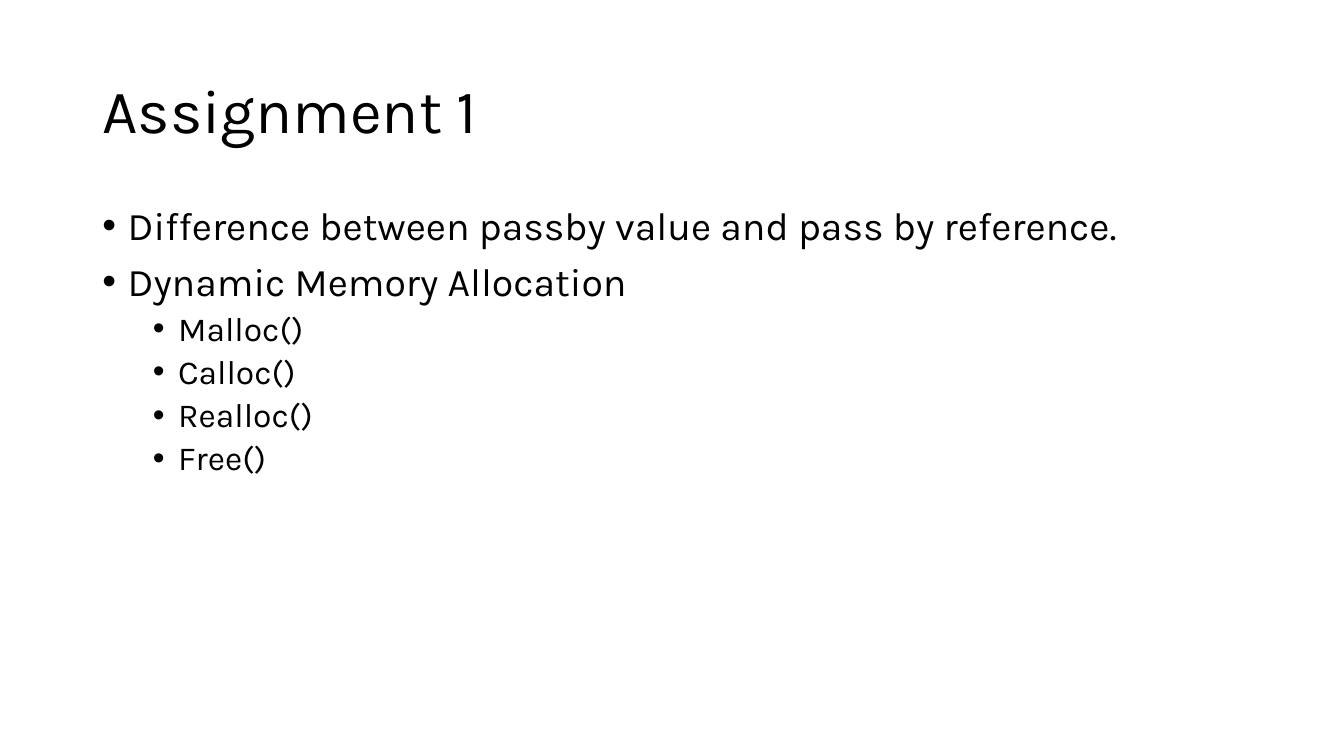
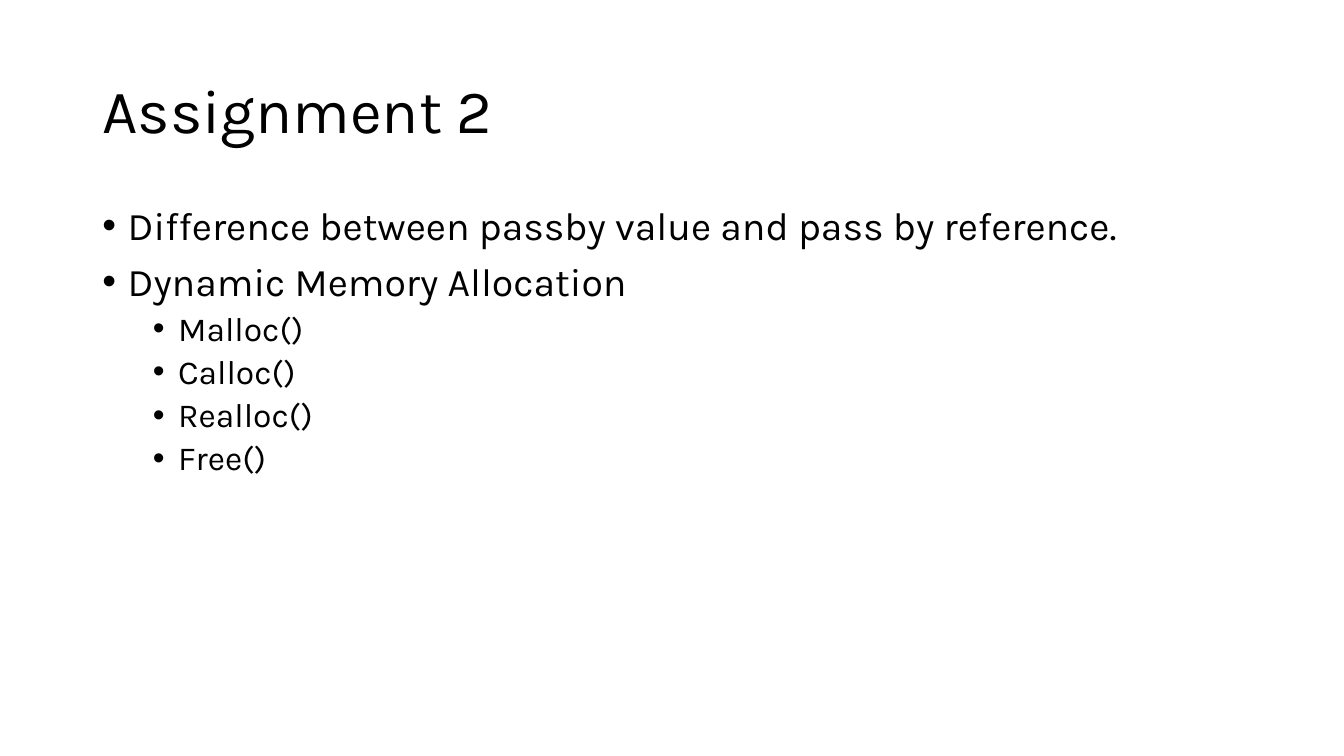
Before and after one commit to Anugrahashaju/S3_Programming_In_C, a slide deck: slide 21 of THEORY/MODULE3/Module_3 [Autosaved] [Autosaved].pptm (slide 25 before the commit). Drawn at 1344x756 pixels with LibreOffice and Linux fonts; fonts in the diff are those of the drawing. Boxes give left, top, right and bottom in pixels: in the first picture for what was removed or moved away, otherwise in the second. Text is boxed around its words. In the diff, an @@ line names an element or a change of style, - is before the commit and + after.

```diff
--- a/THEORY/MODULE3/Module_3 [Autosaved] [Autosaved].pptm
+++ b/THEORY/MODULE3/Module_3 [Autosaved] [Autosaved].pptm
@@ title at [102,90,493,148]: text changed @@
-Assignment 1
+Assignment 2
```
Also in this commit, not shown: 3 other slides changed, 9 other files.
